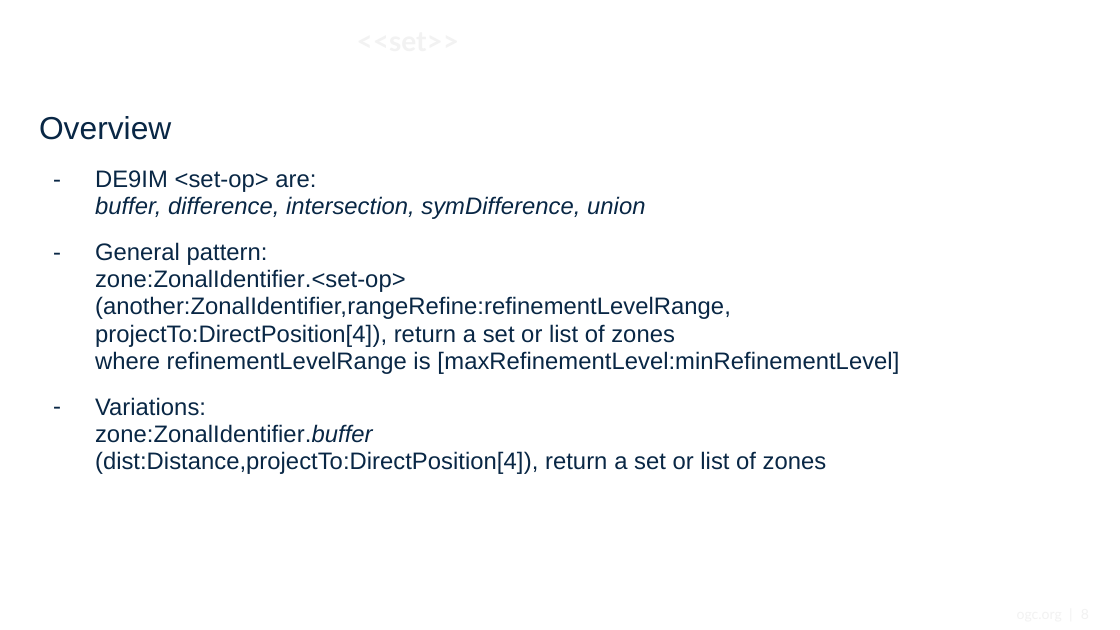
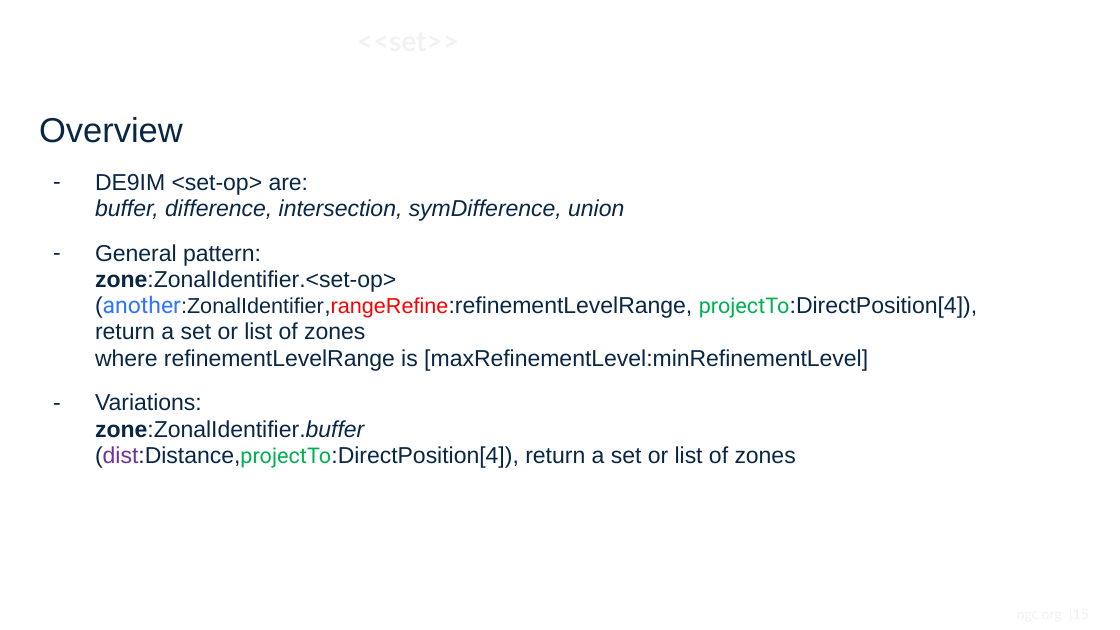
Before and after one commit to metanorma/developer-track, a slide deck: slide 15 of Presentations/20210616_Event/OGC-API-DGGS-overview-slides.pptx (slide 8 before the commit). Drawn at 1120x630 pixels with LibreOffice and Linux fonts; fonts in the diff are those of the drawing; background and template pictures are left out. Boxes give left, top, right and bottom in pixels: in the first picture for what was removed or moved away, otherwise in the second. Text is boxed around its words. In the diff, an @@ line names an element or a change of style, - is before the commit and + after.

Commit message:
Updated OGC-API-DGGS-overview-slides.pptx
Added introductory section.

```diff
--- a/Presentations/20210616_Event/OGC-API-DGGS-overview-slides.pptx
+++ b/Presentations/20210616_Event/OGC-API-DGGS-overview-slides.pptx
@@ text "Overview" at (39,117,978,468): size 20.4 to 22.2 pt in "Overview"; size 15.3 to 14.8 pt in "DE9IM <set-op> are: buffer, difference, intersection, symDif ...", "General pattern: zone:ZonalIdentifier.<set-op> (another:Zona ...", "Variations: zone:ZonalIdentifier.buffer (dist:Distance,proje ..."; size 15.3 to 13.9 pt, font Arial to Roboto in "(another:ZonalIdentifier,rangeRefine:refinementLevelRange, p ...", "(dist:Distance,projectTo:DirectPosition[4]),"; text colour #092745 to #3075FF, text colour #092745 to #FF0000 in "(another:ZonalIdentifier,rangeRefine:refinementLevelRange,"; text colour #092745 to #00B050 in "projectTo:DirectPosition[4]),", "(dist:Distance,projectTo:DirectPosition[4]),"; bold on in "zone:ZonalIdentifier.<set-op>", "zone:ZonalIdentifier.buffer"; text colour #092745 to #7030A0 in "(dist:Distance,projectTo:DirectPosition[4])," @@
```
Also in this commit, not shown: 7 other slides changed, 7 slides added.
